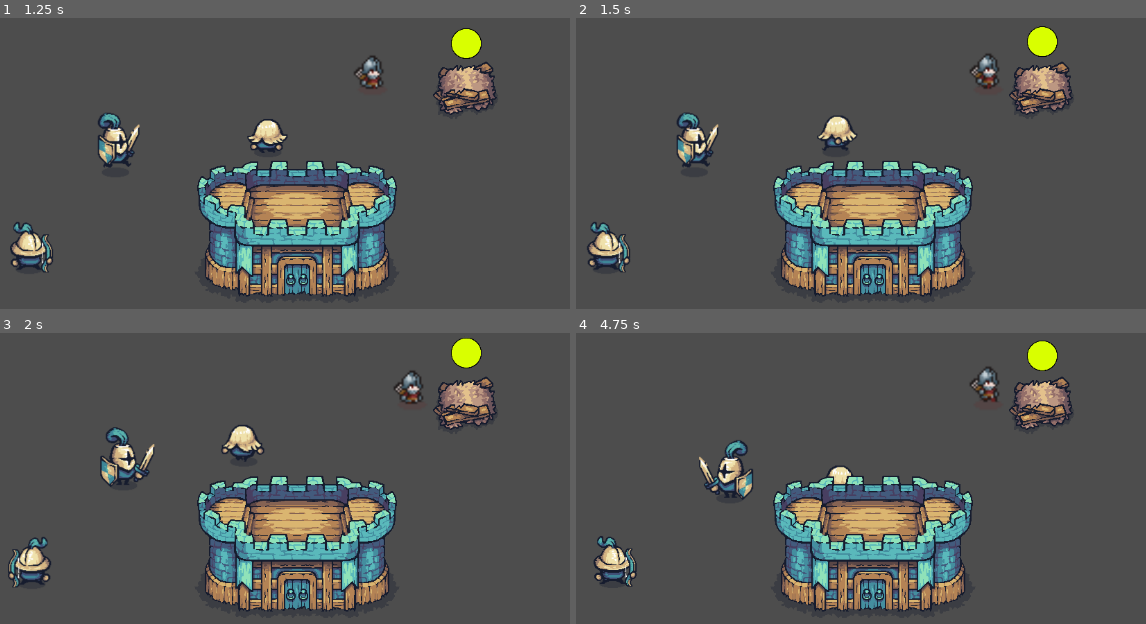
Above: before the commit, frames 1-4 (two rows, left to right).
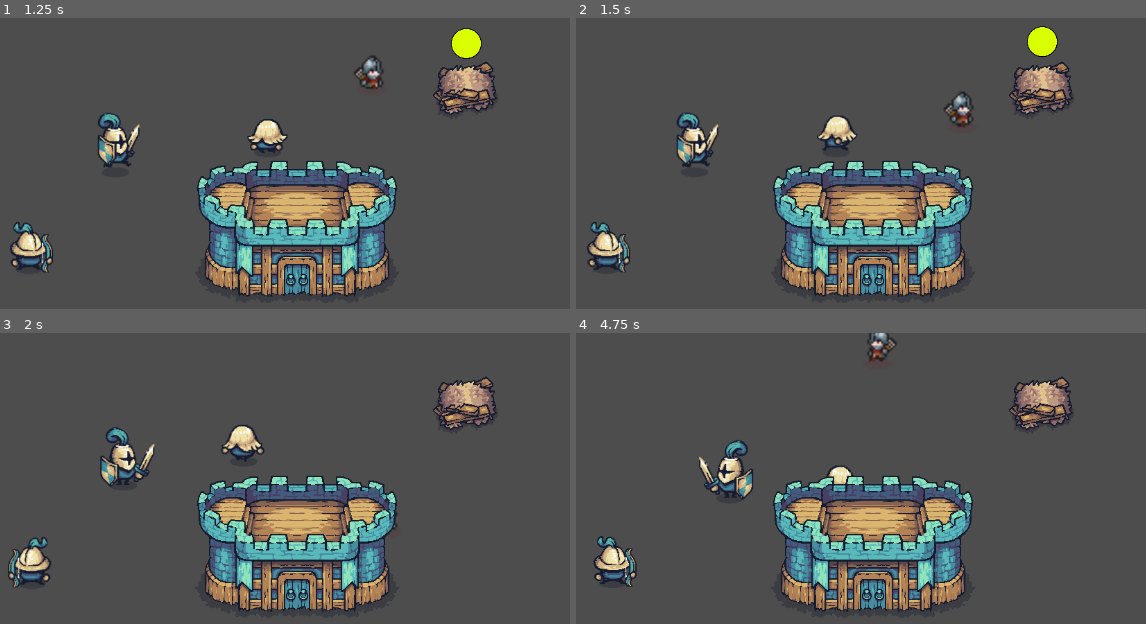
Above: after the commit, the same moments.

Repository: achotai2/battle-game-2D-proto
Game: Godot game, scene res://Scenes/main.tscn
The game is run twice, just before and just after one commit, with the same random seed, the same clock (stepped at 60 frames per second) and the same inputs.
Inputs (mouse positions are in pixels of both pictures, inside the frame that each line leads up to):
- Up to frame 1 (1.25 s): move the mouse to (456, 218) at 0.52 s; hold Right (move_right) from 0.53 s (still down); tap Ctrl (attack) at 0.6 s
- Up to frame 2 (1.5 s): move the mouse to (701, 265) at 1.27 s; release Right (move_right) at 1.28 s; hold S (move_down) from 1.28 s (still down); click (701, 265) at 1.35 s
- Up to frame 3 (2 s): keep holding S (move_down)
- Up to frame 4 (4.75 s): move the mouse to (940, 458) at 2.02 s; release S (move_down) at 2.03 s; hold Right (move_right) 2.03-2.78 s; tap Space (interact) at 2.1, 4.35 s; move the mouse to (outside the picture) at 2.77 s; hold W (move_up) 2.78-3.53 s; tap Ctrl (attack) at 2.85 s; move the mouse to (outside the picture) at 3.52 s; hold A (move_left) from 3.53 s (still down); click (outside the picture) at 3.6 s; move the mouse to (621, 490) at 4.27 s

Frame 1 is identical in both runs. In frame 2, 0.6% of the frame differs, in the area x 64-75%, y 12-38%; in frame 3, 0.8%; in frame 4, 1.1%, in the area x 51-85%, y 0-24%.
Error in both runs: Invalid call. Nonexistent function 'register_worker' in base 'Node (CastleJobBoard)'. (res://Scripts/tactical_worker.gd:191)

Commit message:
Allow equal-priority movement order updates

Diff:
--- a/Scripts/agent_move.gd
+++ b/Scripts/agent_move.gd
@@ -304,7 +304,7 @@
 
 
 func clear_movement_order(priority: int = 5) -> void:
-	if priority <= _order_priority:
+	if priority < _order_priority:
 		return
 
 	_order_type = OrderType.NONE
@@ -319,7 +319,7 @@
 
 
 func _accept_order(priority: int) -> bool:
-	if priority <= _order_priority:
+	if priority < _order_priority:
 		return false
 	_order_priority = priority
 	return true
